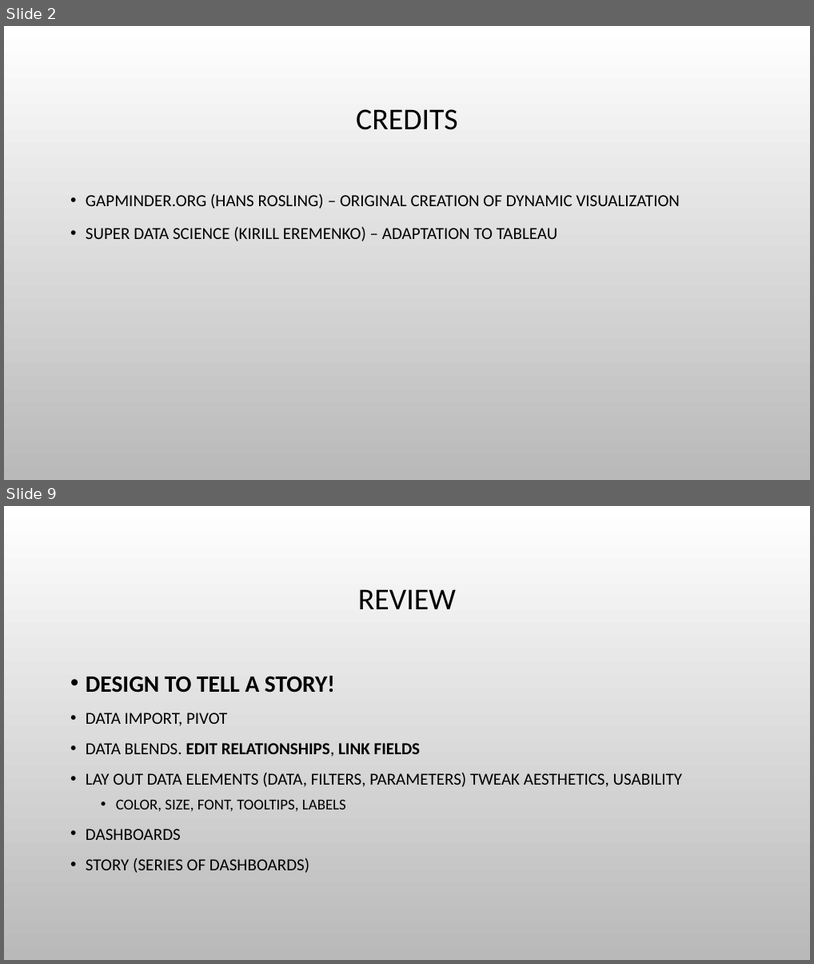
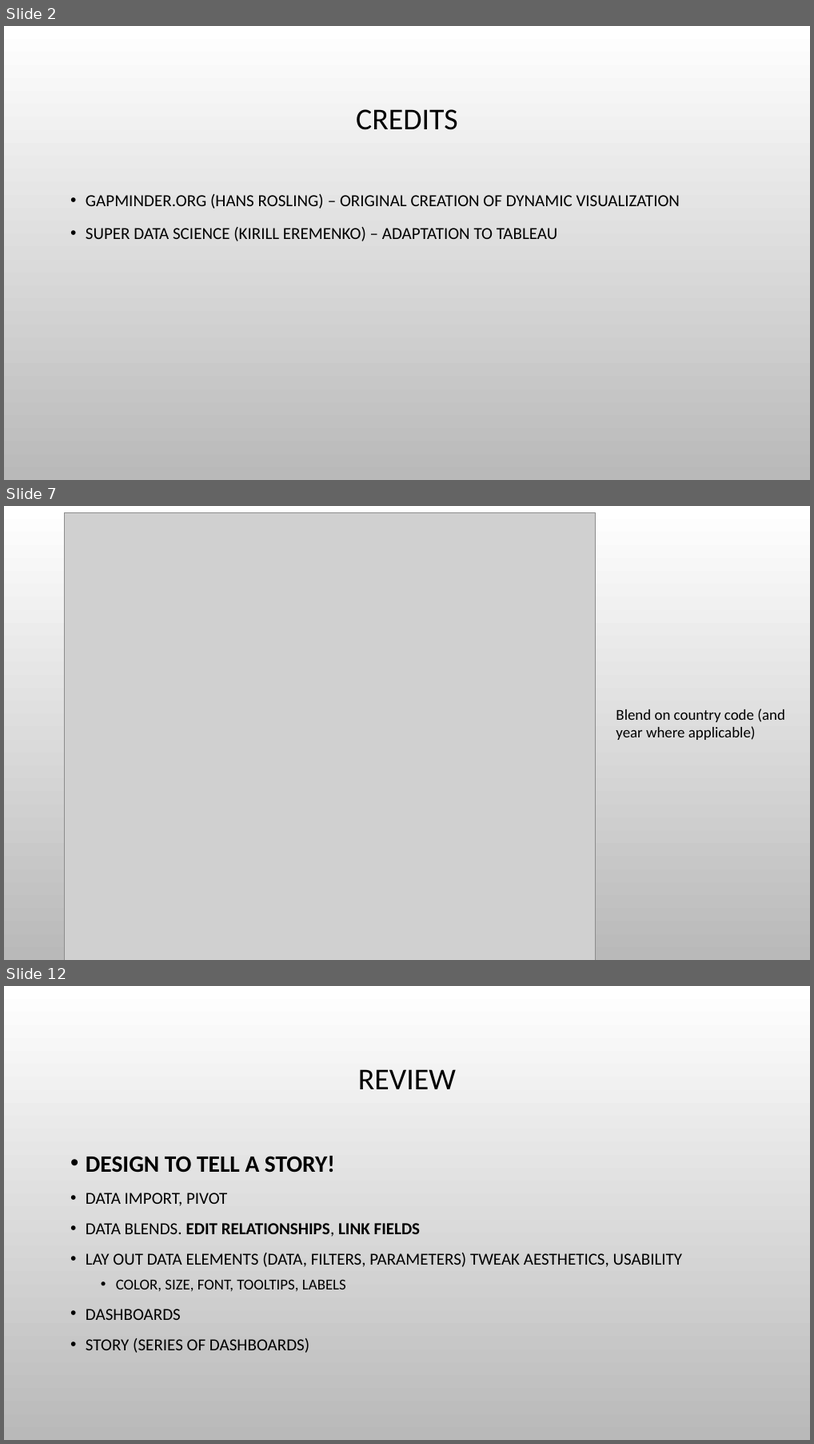
Before and after one commit to bobhilt/tableau-dashboard-demo, a slide deck: BuildingTableauDashboards.pptx. Shown one above the other, each under a label of ours: slides 2 and 9 before the commit, slides 2, 7 and 12 after it; the slides between them are not shown. The pictures are 814x964 and 814x1444 pixels, drawn with LibreOffice and Linux fonts; fonts in the diff are those of the drawing; grey boxes stand for pictures; background and template pictures are left out. Boxes give left, top, right and bottom in pixels: in the first picture for what was removed or moved away, otherwise in the second. Text is boxed around its words. In the diff, an @@ line names an element or a change of style, - is before the commit and + after.

```diff
--- a/BuildingTableauDashboards.pptx
+++ b/BuildingTableauDashboards.pptx
@@ slide 7 added at <box>4,506,810,960</box>, background picture (left out) @@
@@ picture added at <box>65,512,596,960</box> @@
@@ text added at <box>616,708,786,740</box>, 18 pt, text #000000 @@
+Blend on country code (and year where applicable)
@@ what was slide 9 is now slide 12 @@
```
Also in this commit, not shown: 7 slides changed, 2 other slides added, 5 other files.
